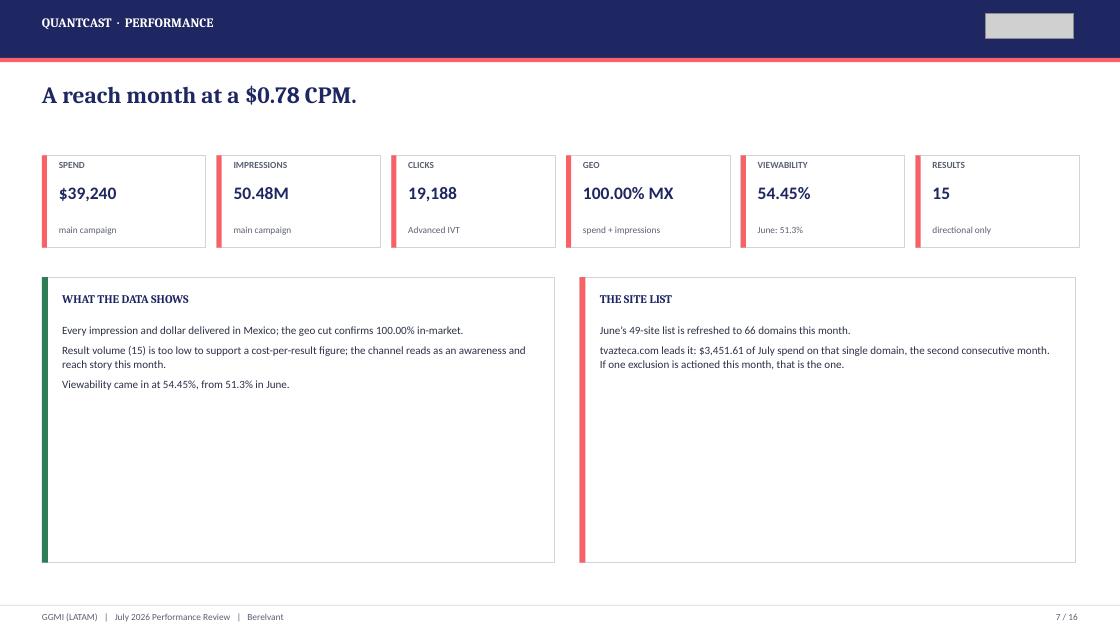
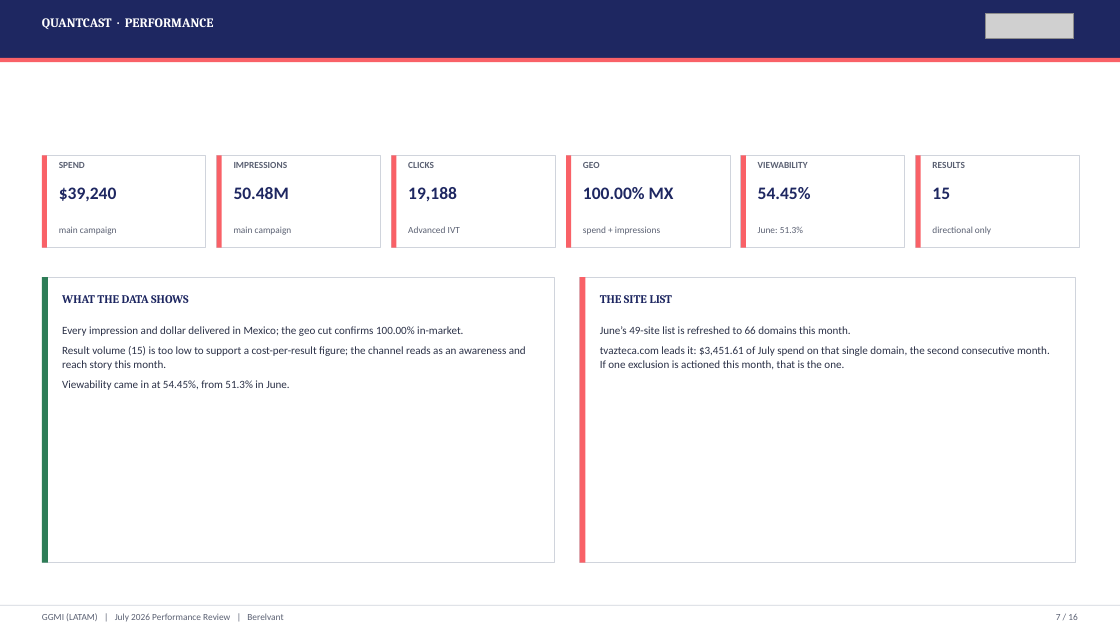
Before and after one commit to hablapro/brlvnt-reporting-hub, a slide deck: slide 7 of reports/forex/ggmi/2026-07/output/GGMI_LATAM_July_2026_Performance_Review.pptx. Drawn at 1120x630 pixels with LibreOffice and Linux fonts; fonts in the diff are those of the drawing; grey boxes stand for pictures. Boxes give left, top, right and bottom in pixels: in the first picture for what was removed or moved away, otherwise in the second. Text is boxed around its words. In the diff, an @@ line names an element or a change of style, - is before the commit and + after.

```diff
--- a/reports/forex/ggmi/2026-07/output/GGMI_LATAM_July_2026_Performance_Review.pptx
+++ b/reports/forex/ggmi/2026-07/output/GGMI_LATAM_July_2026_Performance_Review.pptx
@@ text removed at (42,85,357,105) @@
-A reach month at a $0.78 CPM.
```
Also in this commit, not shown: 3 other files.
